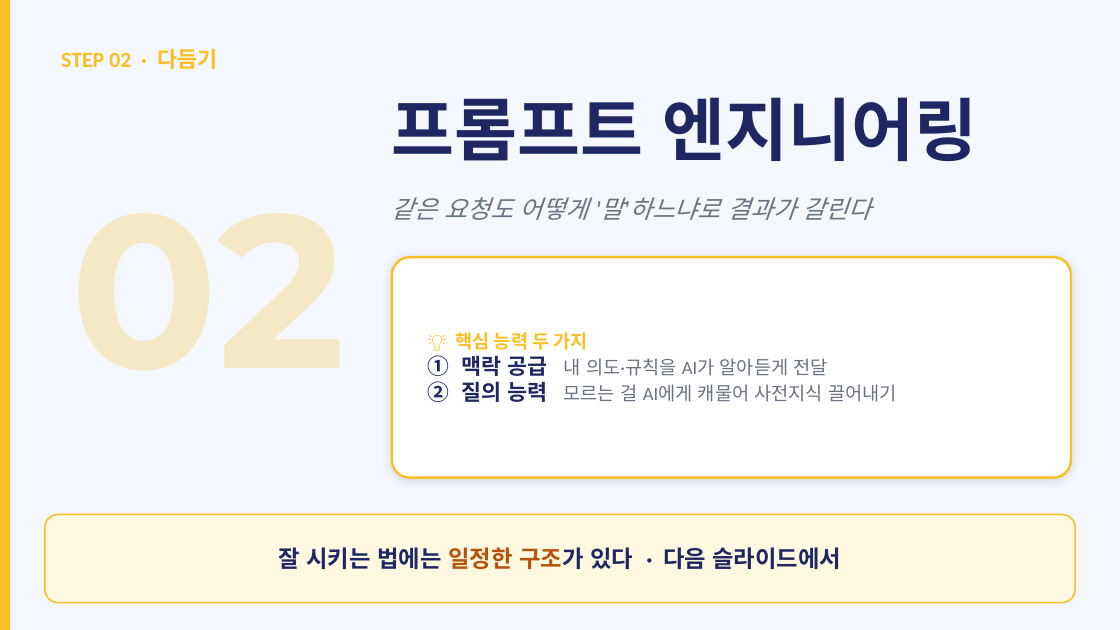
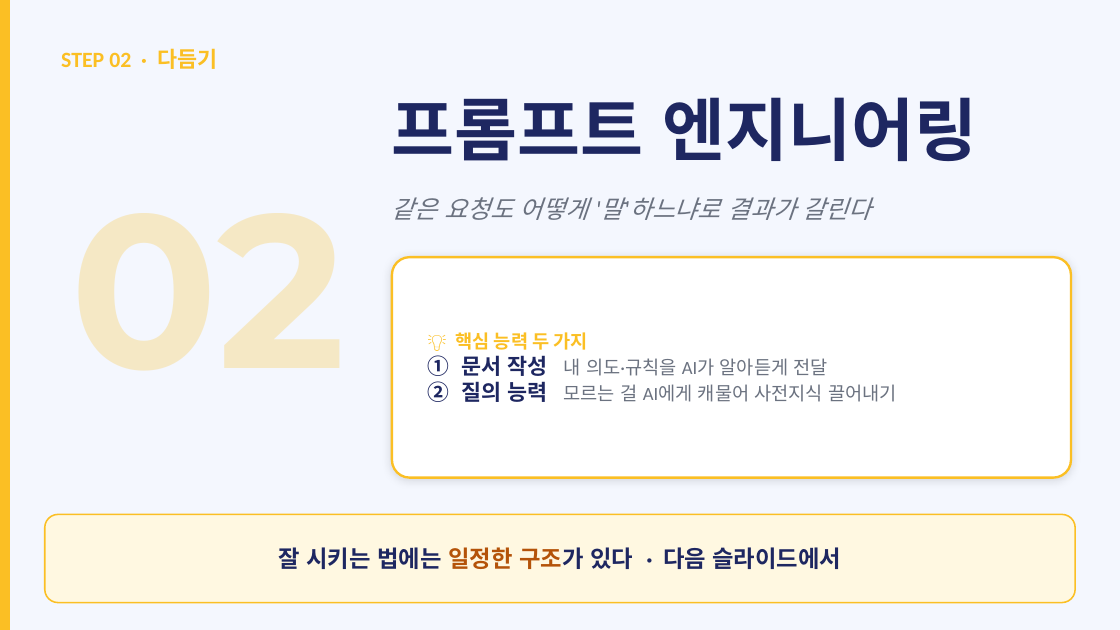
Before and after one commit to hb9397/ai-agent-harness-docs, a slide deck: slide 5 of education/vibe-coding-training/02_개념_서사.pptx. Drawn at 1120x630 pixels with LibreOffice and Linux fonts; fonts in the diff are those of the drawing. Boxes give left, top, right and bottom in pixels: in the first picture for what was removed or moved away, otherwise in the second. Text is boxed around its words. In the diff, an @@ line names an element or a change of style, - is before the commit and + after.

```diff
--- a/education/vibe-coding-training/02_개념_서사.pptx
+++ b/education/vibe-coding-training/02_개념_서사.pptx
@@ text at <box>427,355,828,376</box>: text changed @@
-① 맥락 공급 내 의도·규칙을 AI가 알아듣게 전달
+① 문서 작성 내 의도·규칙을 AI가 알아듣게 전달
```
Also in this commit, not shown: 7 other slides changed, 3 other files.
